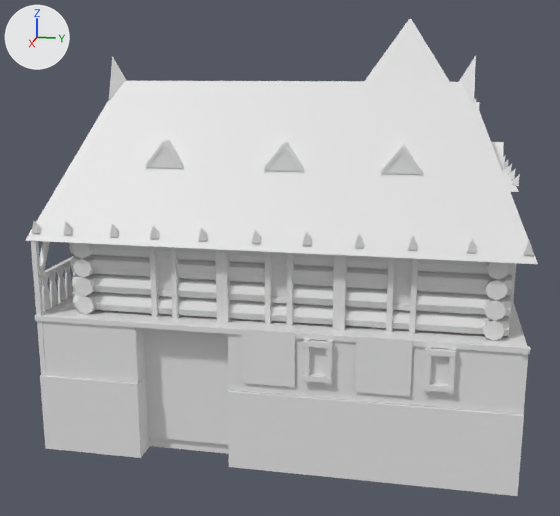
The COLLADA model art/meshes/structural/dacians/arsenal.dae as it was, and as the next commit left it.
Camera for both pictures: a camera (50 mm lens) standing at (47.4, 7.5, 17.0) and looking at (0.9, -1.8, 5.4). Arrows for +X, +Y and +Z are at upper left; the lights stay in place. The picture after the commit comes second.

The first picture shows 'arsenal'.
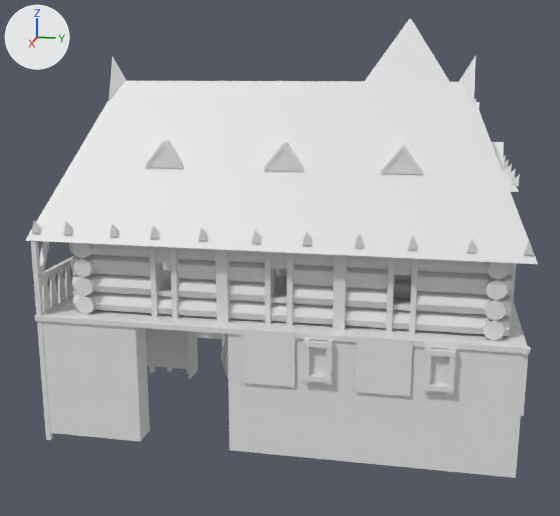
Pixel boxes (x1, y1, x2, y2) of what changed, in the pictures (560 x 516 px):
'arsenal', reshaped
    before: (25, 19, 538, 496)
    after: (25, 19, 538, 478)
part 1 of me_cubo_024, added
    after: (46, 374, 150, 442)
part 2 of me_cubo_024, added
    after: (229, 390, 521, 478)
part 3 of me_cubo_024, added
    after: (145, 328, 198, 379)
part 4 of me_cubo_024, deleted
    before: (157, 263, 412, 305)
part 5 of me_cubo_024, cut back
    before: (40, 328, 524, 496)

Edits to the bpy script that builds the scene:
```text
Change me_cubo_024:
    used by ob_arsenal; location = (0.0, 0.0, 0.0)
    remove me_cubo_024.from_pydata(...)  # 5632 vertices, 8610 faces; spans x -13.1..12.9, y -13.9..12.2, z -3.1..19.8
    add me_cubo_024.from_pydata(...)  # 5632 vertices, 8622 faces; spans x -13.1..12.9, y -13.9..12.2, z -3.1..19.8
    me_cubo_024 part 1: a new loose piece of 20 vertices spanning x 10.0..12.6, y -11.9..-6.8, z -1.9..1.4, in mat_textura_pruebas_daci_013 (its picture is missing)
    me_cubo_024 part 2: a new loose piece of 20 vertices spanning x 10.0..12.6, y -2.0..12.0, z -1.9..1.4, in mat_textura_pruebas_daci_013 (its picture is missing)
    me_cubo_024 part 3: a new loose piece of 20 vertices spanning x 2.6..5.3, y -11.9..-6.8, z -1.9..1.4, in mat_textura_pruebas_daci_013 (its picture is missing)
    me_cubo_024 part 4: 13 loose pieces with 64 vertices, spanning x -11.6..11.4, y -10.7..10.8, z -2.1..8.8, are deleted
    me_cubo_024 part 5
    56 vertices are removed from x 2.5..12.7, y -12.1..12.1, z -2.7..4.5
    78 faces are deleted
    20 vertices are added at x 2.6..12.6, y -11.8..11.7, z 1.5
    20 new vertices lie (0.0, 0.0, 3.1) away from vertices in x 2.6..12.6, y -11.8..11.7, z 1.5
    50 new faces join them
    other edits to the shape of me_cubo_024 do not show in these pictures
```
